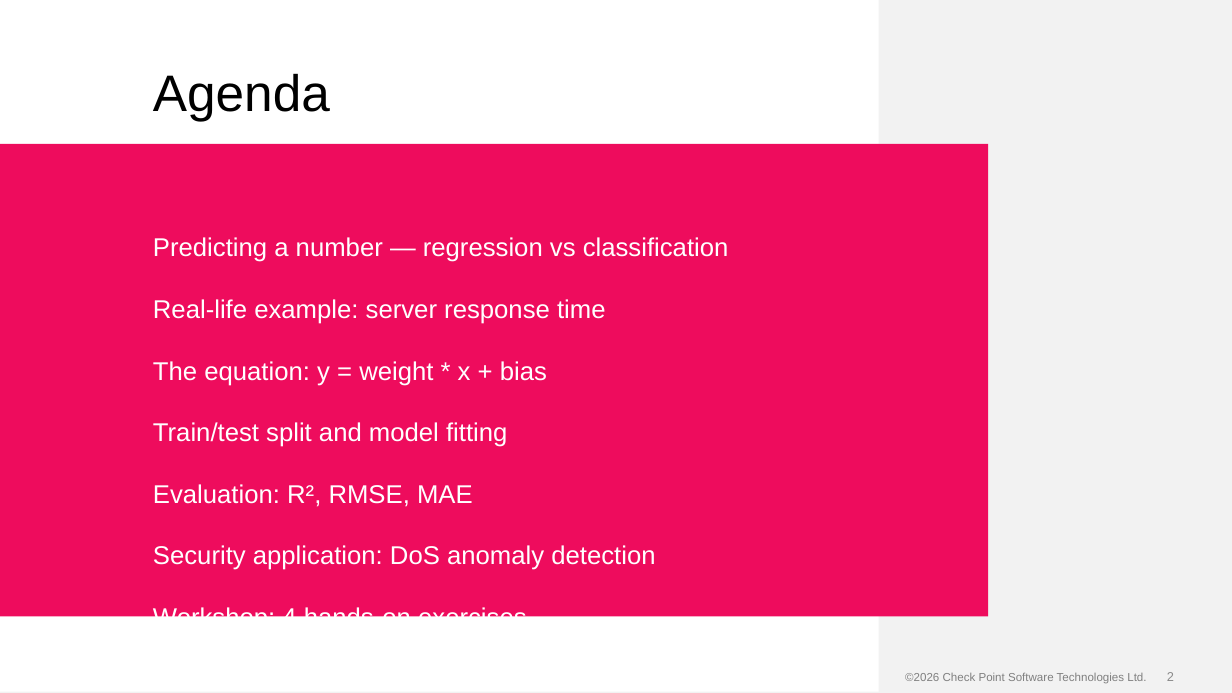
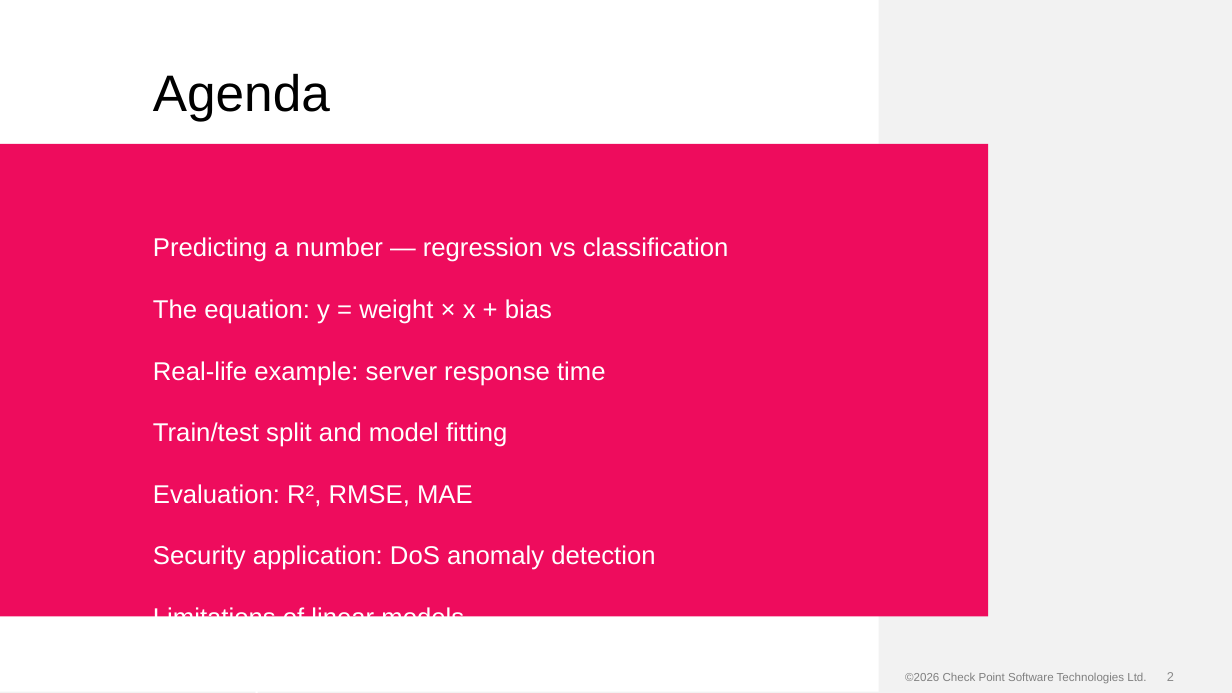
Before and after one commit to alshawwaf/ai-basic-training, a slide deck: slide 2 of stage1_classic_ml/02_linear_regression/Lecture-2-Linear-Regression.pptx. Drawn at 1232x693 pixels with LibreOffice and Linux fonts; fonts in the diff are those of the drawing; background and template pictures are left out. Boxes give left, top, right and bottom in pixels: in the first picture for what was removed or moved away, otherwise in the second. Text is boxed around its words. In the diff, an @@ line names an element or a change of style, - is before the commit and + after.

Commit message:
Rebuild Lecture-2 with charts and visual layouts
5 embedded images: scatter plot with regression line, equation diagram,
metrics cards, anomaly detection baseline, non-linear limitation chart.
Uses 2-Column, Bullets+Pull Quote, and Title Only layouts.

```diff
--- a/stage1_classic_ml/02_linear_regression/Lecture-2-Linear-Regression.pptx
+++ b/stage1_classic_ml/02_linear_regression/Lecture-2-Linear-Regression.pptx
@@ text at (x1=153, y1=299, x2=552, y2=324): paragraph added @@
+The equation: y = weight × x + bias
@@ text at (x1=153, y1=361, x2=547, y2=386): paragraph removed @@
-The equation: y = weight * x + bias
@@ text at (x1=153, y1=605, x2=464, y2=617): paragraph added @@
+Limitations of linear models
```
Also in this commit, not shown: 8 other slides changed, 9 slides added, 5 slides removed.
